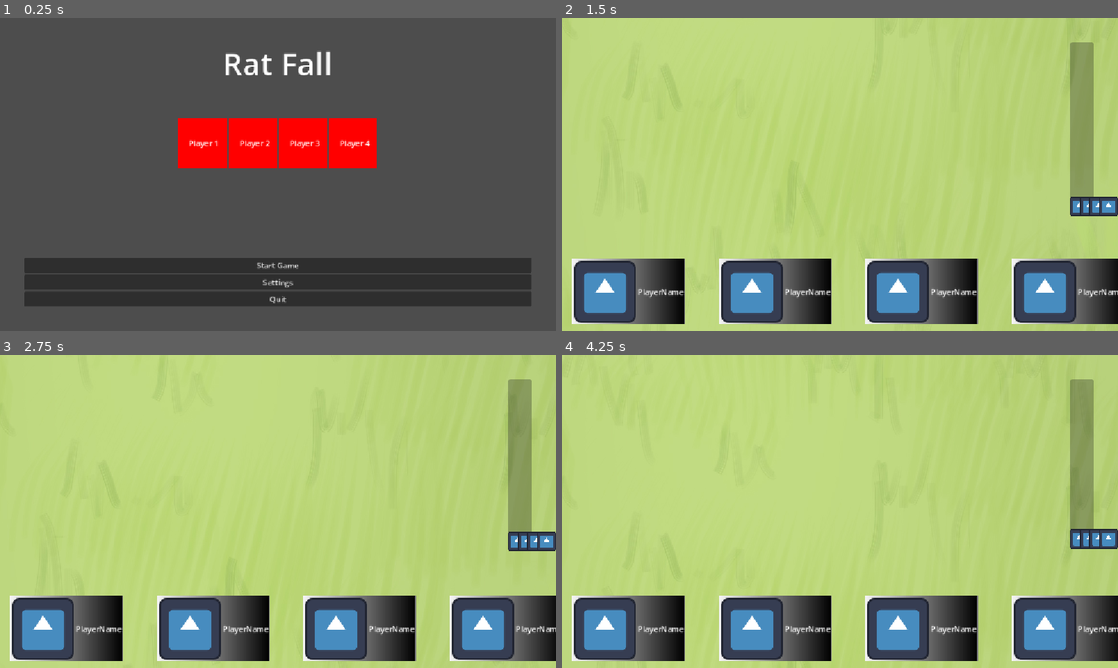
Above: before the commit, frames 1-4 (two rows, left to right).
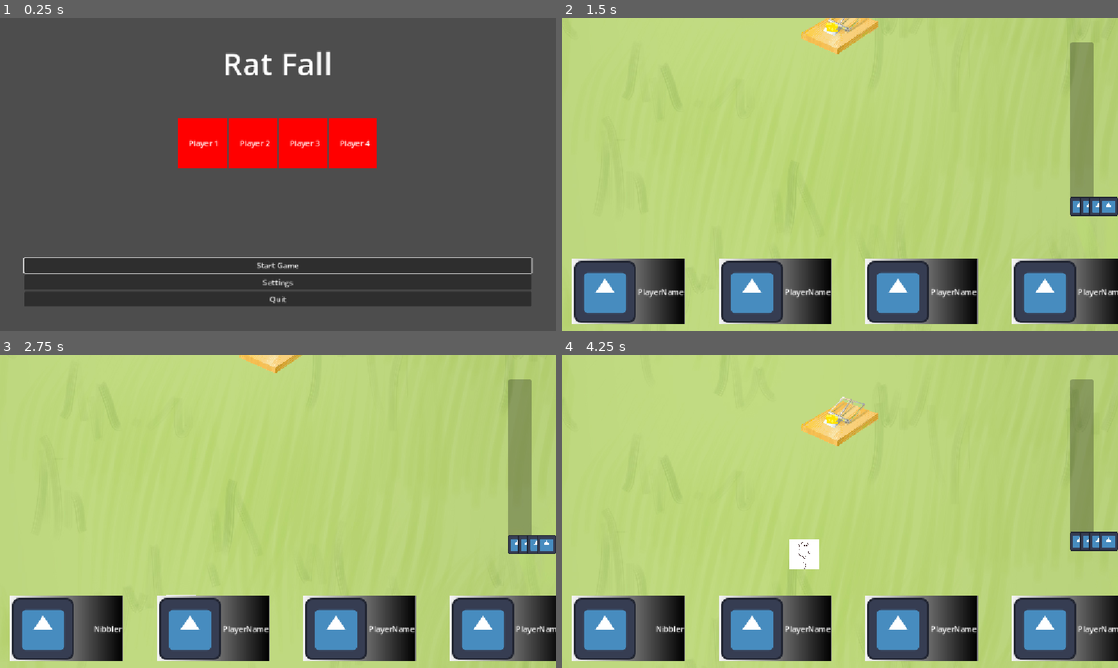
Above: after the commit, the same moments.

Repository: eebysheebstudio-hue/RatFall
Game: Godot game, scene res://Scenes/BootLevel.tscn
Same seed, same stepped clock (60 frames per second), same inputs: the game is played once before the commit and once after it. The engine's default icon, where the game draws it, is replaced by a stand-in: a white triangle on a blue panel in a dark square.
Inputs:
- Up to frame 1 (0.25 s): no input
- Up to frame 2 (1.5 s): click "Start Game" at 0.5 s; tap Enter (p2_action, bound only before the commit) at 1.25 s; hold D (p1_right) from 1.28 s (still down); hold E (p1_action) from 1.28 s (still down)
- Up to frame 3 (2.75 s): tap Enter (p2_action, bound only before the commit) at 1.55, 2.1 s; release D (p1_right) at 2.03 s; release E (p1_action) at 2.03 s; hold Backspace (p1_back) from 2.03 s (still down); tap E (p1_action) at 2.3 s
- Up to frame 4 (4.25 s): release Backspace (p1_back) at 2.78 s; hold D (p1_right) 2.78-3.53 s; hold E (p1_action) 2.78-3.53 s; tap Enter (p2_action, bound only before the commit) at 3.05 s; hold W (p1_up) from 3.53 s (still down); tap I (p1_test_boost) at 3.6 s; tap E (p1_action) at 3.8 s

The runs differ from the first frame. In frame 1, 0.4% of the frame differs, in the area x 4-96%, y 76-82%; in frame 2, 1.0%; in frame 3, 0.9%; in frame 4, 2.1%, in the area x 13-100%, y 13-100%.

Commit message:
Added menu navigation with a controller

Diff:
--- a/Scenes/Hill.tscn
+++ b/Scenes/Hill.tscn
@@ -5,6 +5,7 @@
 [ext_resource type="Texture2D" uid="uid://dgh8iah2lf4u8" path="res://Assets/Visual/Grass.jpg" id="2_q62r0"]
 [ext_resource type="PackedScene" uid="uid://slfed6uk1a0u" path="res://Scenes/Camera.tscn" id="3_8xj3v"]
 [ext_resource type="PackedScene" uid="uid://lo3enc16f3xs" path="res://Scenes/UI/HillHud.tscn" id="6_q62r0"]
+[ext_resource type="PackedScene" uid="uid://0vu5k2tiu26e" path="res://Scenes/Obstacles/TrapObstacle.tscn" id="7_0p0u6"]
 [ext_resource type="PackedScene" uid="uid://ntjoko872gi3" path="res://Scenes/UI/PlayerHud.tscn" id="7_vsmbq"]
 
 [sub_resource type="WorldBoundaryShape2D" id="WorldBoundaryShape2D_g4v7s"]
@@ -99,4 +100,7 @@
 
 [node name="Players" type="Node2D" parent="." unique_id=465932949]
 
+[node name="TrapObstacle" parent="." unique_id=1036122245 instance=ExtResource("7_0p0u6")]
+position = Vector2(1, -396)
+
 [connection signal="body_entered" from="MovementNode/KillBox" to="." method="_on_kill_box_body_entered"]
--- a/Scenes/Obstacles/TrapObstacle.tscn
+++ b/Scenes/Obstacles/TrapObstacle.tscn
@@ -59,4 +59,6 @@
 scale = Vector2(0.25, 0.25)
 texture = ExtResource("3_a0c5h")
 
+[node name="Node2D" type="Node2D" parent="." unique_id=2137082100]
+
 [connection signal="body_entered" from="Area2D" to="." method="_on_area_2d_body_entered"]
--- a/Scenes/UI/main_menu.gd
+++ b/Scenes/UI/main_menu.gd
@@ -5,7 +5,11 @@
 
 # Called when the node enters the scene tree for the first time.
 func _ready() -> void:
+	get_focus()
 	pass # Replace with function body.
+
+func get_focus() -> void:
+	$MarginContainer/VBoxContainer/Start.grab_focus()
 
 # Called every frame. 'delta' is the elapsed time since the previous frame.
 func _process(delta: float) -> void:
@@ -13,16 +17,16 @@
 
 func _input(event: InputEvent) -> void:
 	#don't judge me
-	if event.is_action_pressed("p1_action"):
+	if event.is_action_pressed("p1_start"):
 		players[0] = true
 		$HBoxContainer/ColorRect.set_color(Color(0,1,0,1))
-	elif event.is_action_pressed("p2_action"):
+	elif event.is_action_pressed("p2_start"):
 		players[1] = true
 		$HBoxContainer/ColorRect2.set_color(Color(0,1,0,1))
-	elif event.is_action_pressed("p3_action"):
+	elif event.is_action_pressed("p3_start"):
 		players[2] = true
 		$HBoxContainer/ColorRect3.set_color(Color(0,1,0,1))
-	elif event.is_action_pressed("p4_action"):
+	elif event.is_action_pressed("p4_start"):
 		players[3] = true
 		$HBoxContainer/ColorRect3.set_color(Color(0,1,0,1))
 
@@ -39,6 +43,19 @@
 		players[3] = false
 		$HBoxContainer/ColorRect3.set_color(Color(1,0,0,1))
 
+	if (event.is_action_pressed("p1_action")
+	&& $MarginContainer/VBoxContainer/Start.has_focus()
+	&& players[0] == true):
+		_on_start_pressed()
+
+	if (event.is_action_pressed("p1_action")
+	&& $MarginContainer/VBoxContainer/Settings.has_focus()):
+		_on_settings_pressed()
+
+	if (event.is_action_pressed("p1_action")
+	&& $MarginContainer/VBoxContainer/Quit.has_focus()):
+		_on_quit_pressed()
+
 func _on_quit_pressed() -> void:
 	get_tree().quit()
 
--- a/Scenes/UI/player_hud.gd
+++ b/Scenes/UI/player_hud.gd
@@ -4,35 +4,16 @@
 
 # Called when the node enters the scene tree for the first time.
 func _ready() -> void:
+	randomize()
+
+	pass
 
 
-	randomize()
-
-
-
-
-
-	pass
-	# Replace with function body.
-
-
-# TODO Need to update array list if name is already taken
+# Assign random player name when player connects
 func set_player_name(names: Array[String]):
 	if player_name.is_empty():
 		var random_index = randi() % names.size()
 		player_name = names[random_index]
 		$MarginContainer/HBoxContainer/Label.text = player_name
 		names.remove_at(random_index)
-		print(names)
-
-
-##TODO
-# Set up up to 4 players to join game (4 icons on bottom of screen)
-# In order, pressing start on new controllers will allow players to join
-# Spawn in a player for each player joined
-#
-#
-
-# Called every frame. 'delta' is the elapsed time since the previous frame.
-#func _process(delta: float) -> void:
-	#pass
+		#print(names)
--- a/Scenes/UI/settings_menu.gd
+++ b/Scenes/UI/settings_menu.gd
@@ -25,6 +25,9 @@
 	GlobalSettings.master_vol = (value/100)
 	volume_changed.emit()
 
+func _input(event: InputEvent) -> void:
+	if (event.is_action_pressed("p1_back")):
+		_on_button_button_up()
 
 func _on_button_button_up() -> void:
 	UiSwitcher.show_main_menu()
--- a/Scenes/UI/ui_switcher.gd
+++ b/Scenes/UI/ui_switcher.gd
@@ -17,6 +17,7 @@
 
 func show_main_menu() -> void:
 	$CanvasLayer/MainMenu.show()
+	$CanvasLayer/MainMenu.get_focus()
 	$CanvasLayer/GameOverMenu.hide()
 	$CanvasLayer/SettingsMenu.hide()
 
@@ -30,6 +31,7 @@
 	$CanvasLayer/GameOverMenu.hide()
 	$CanvasLayer/SettingsMenu.show()
 
+
 func get_main_menu() -> MainMenu:
 	return $CanvasLayer/MainMenu
 
--- a/project.godot
+++ b/project.godot
@@ -93,7 +93,6 @@
 p2_action={
 "deadzone": 0.2,
 "events": [Object(InputEventJoypadButton,"resource_local_to_scene":false,"resource_name":"","device":1,"button_index":0,"pressure":0.0,"pressed":true,"script":null)
-, Object(InputEventKey,"resource_local_to_scene":false,"resource_name":"","device":-1,"window_id":0,"alt_pressed":false,"shift_pressed":false,"ctrl_pressed":false,"meta_pressed":false,"pressed":false,"keycode":0,"physical_keycode":4194309,"key_label":0,"unicode":0,"location":0,"echo":false,"script":null)
 ]
 }
 p3_up={
@@ -199,6 +198,27 @@
 p4_back={
 "deadzone": 0.2,
 "events": [Object(InputEventJoypadButton,"resource_local_to_scene":false,"resource_name":"","device":3,"button_index":1,"pressure":0.0,"pressed":true,"script":null)
+]
+}
+p1_start={
+"deadzone": 0.2,
+"events": [Object(InputEventJoypadButton,"resource_local_to_scene":false,"resource_name":"","device":-1,"button_index":6,"pressure":0.0,"pressed":false,"script":null)
+, Object(InputEventKey,"resource_local_to_scene":false,"resource_name":"","device":16,"window_id":0,"alt_pressed":false,"shift_pressed":false,"ctrl_pressed":false,"meta_pressed":false,"pressed":false,"keycode":0,"physical_keycode":4194309,"key_label":0,"unicode":0,"location":0,"echo":false,"script":null)
+]
+}
+p2_start={
+"deadzone": 0.2,
+"events": [Object(InputEventJoypadButton,"resource_local_to_scene":false,"resource_name":"","device":-1,"button_index":6,"pressure":0.0,"pressed":false,"script":null)
+]
+}
+p3_start={
+"deadzone": 0.2,
+"events": [Object(InputEventJoypadButton,"resource_local_to_scene":false,"resource_name":"","device":-1,"button_index":6,"pressure":0.0,"pressed":false,"script":null)
+]
+}
+p4_start={
+"deadzone": 0.2,
+"events": [Object(InputEventJoypadButton,"resource_local_to_scene":false,"resource_name":"","device":-1,"button_index":6,"pressure":0.0,"pressed":false,"script":null)
 ]
 }
 
